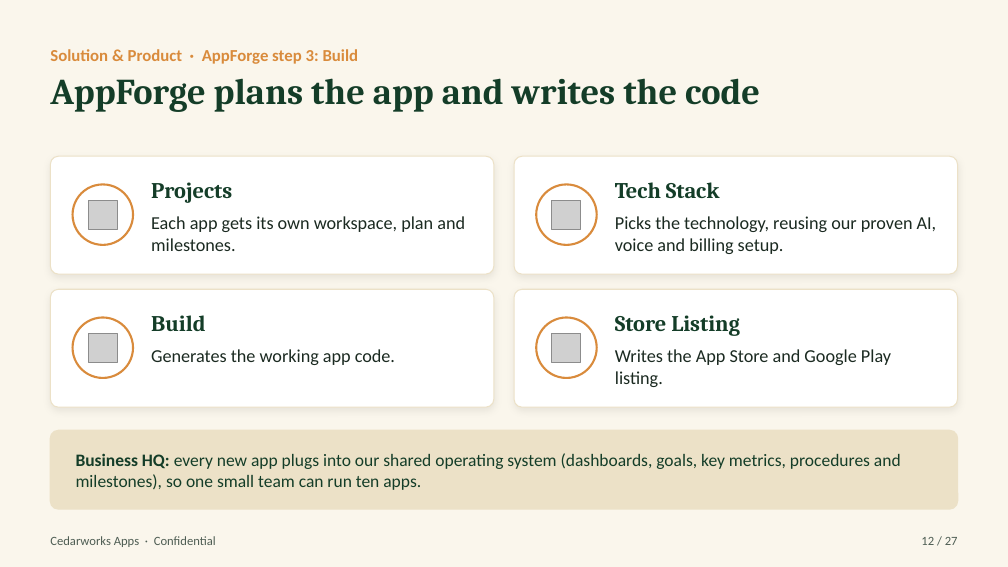
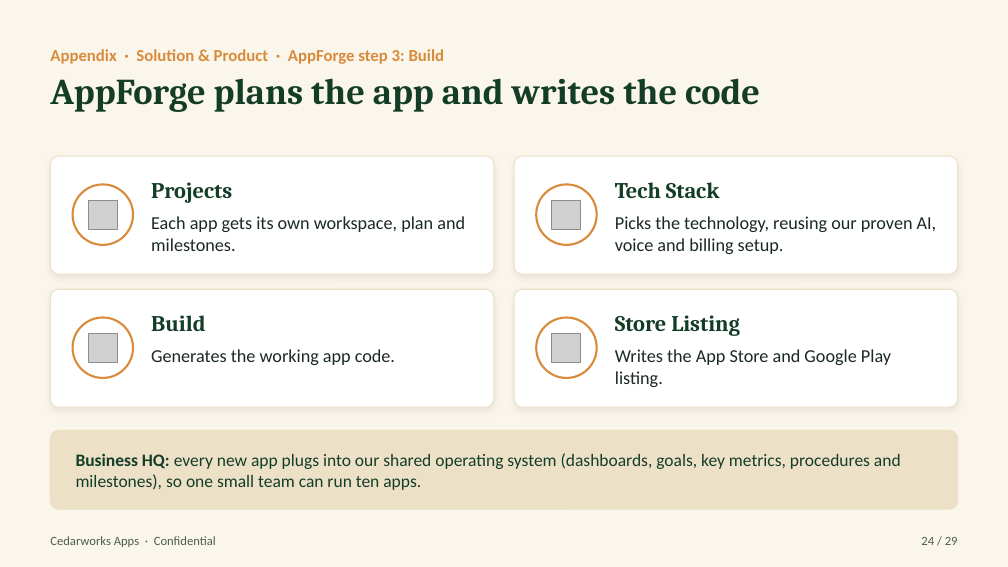
Before and after one commit to Pastorai1/Cedarworksapps, a slide deck: slide 24 of pitch-deck/Cedarworks-Apps-Pitch-Deck.pptx (slide 12 before the commit). Drawn at 1008x567 pixels with LibreOffice and Linux fonts; fonts in the diff are those of the drawing; grey boxes stand for pictures. Boxes give left, top, right and bottom in pixels: in the first picture for what was removed or moved away, otherwise in the second. Text is boxed around its words. In the diff, an @@ line names an element or a change of style, - is before the commit and + after.

```diff
--- a/pitch-deck/Cedarworks-Apps-Pitch-Deck.pptx
+++ b/pitch-deck/Cedarworks-Apps-Pitch-Deck.pptx
@@ text at (x1=50, y1=49, x2=445, y2=64): text changed @@
-Solution & Product · AppForge step 3: Build
+Appendix · Solution & Product · AppForge step 3: Build
@@ text at (x1=921, y1=537, x2=958, y2=545): text changed @@
-12 / 27
+24 / 29
```
Also in this commit, not shown: 23 other slides changed, 5 slides added, 3 slides removed, 4 other files.
